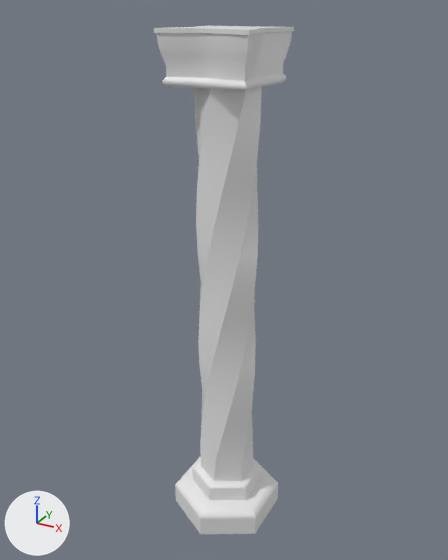
Two versions of the FBX model Assets/_OurAssets/Meshes/Column_02.fbx, one commit apart.
Before and after are seen from a 50 mm lens placed at (1.46, -2.68, 2.86), pointed at (-0.04, 0.04, 1.5). The axes (+X, +Y, +Z) are drawn at lower left. The lights are the same throughout. Vertices at the same position are counted once.
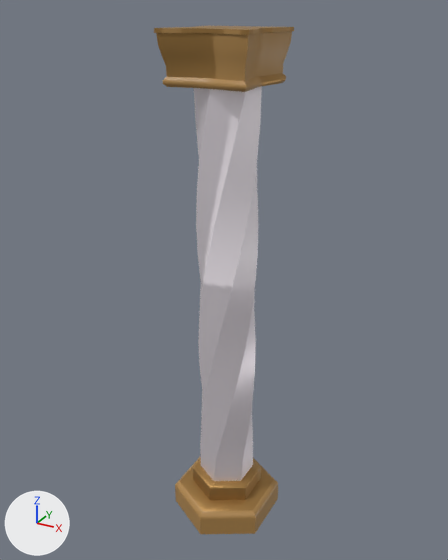
The change, as a diff of the scene's bpy script:
```diff
--- a/Assets/_OurAssets/Meshes/Column_02.fbx.py
+++ b/Assets/_OurAssets/Meshes/Column_02.fbx.py
@@ img_column_02_metalness_png @@
+img_column_02_metalness_png = load_image('Column_02_Metalness.png', '../Textures/Column_02/Column_02_Metalness.png', 1024, 1024, 'Non-Color')
@@ img_atlas_png @@
+img_atlas_png = load_image('Atlas.png', '../Textures/Atlas.png', 1024, 1024, 'sRGB')
@@ mat_column_02 @@
 n0 = _N.new('ShaderNodeBsdfPrincipled'); n0.name = 'Principled BSDF'
 n1 = _N.new('ShaderNodeOutputMaterial'); n1.name = 'Material Output'
+n2 = _N.new('ShaderNodeTexImage'); n2.name = 'Image Texture'
+n2.image = img_atlas_png
+n3 = _N.new('ShaderNodeTexImage'); n3.name = 'Image Texture.001'
+n3.image = img_column_02_metalness_png
 _L.new(n0.outputs[0], n1.inputs[0])  # 'BSDF' to 'Surface'
+_L.new(n2.outputs[0], n0.inputs[0])  # 'Color' to 'Base Color'
+_L.new(n3.outputs[0], n0.inputs[1])  # 'Color' to 'Metallic'
@@ me_cylinder_002 @@
 me_cylinder_002.from_pydata(...)  # 132 vertices, 128 faces; spans x -0.279..0.282, y -0.315..0.333, z 0.0..0.275
 # used by ob_cylinder; location = (0.0, 0.0, 0.0)
+# me_cylinder_002 part 1: texture (UV) coordinates of 128 of 128 faces, centred in x -0.279..0.282, y -0.234..0.252, z 0.0..0.275, changed; they spanned u 0.0..0.48, v 0.0..0.54 and now span u 0.01..0.11, v 0.84..0.96
 me_cylinder_002.materials.append(mat_column_02)
@@ me_cube_002 @@
 me_cube_002.from_pydata(...)  # 745 vertices, 721 faces; spans x -0.243..0.228, y -0.228..0.245, z 2.529..2.78
 # used by ob_cube; location = (0.0, 0.0, 0.0)
+# me_cube_002 part 2: texture (UV) coordinates of 721 of 721 faces, centred in x -0.242..0.227, y -0.226..0.243, z 2.529..2.78, changed; they spanned u 0.0..0.64, v 0.0..0.71 and now span u 0.01..0.15, v 0.84..1.0
 me_cube_002.materials.append(mat_column_02)
@@ me_cylinder_003 @@
 me_cylinder_003.from_pydata(...)  # 84 vertices, 78 faces; spans x -0.16..0.16, y -0.15..0.17, z 0.27..2.53
 # used by ob_cylinder_001; location = (0.0, 0.0, 0.0)
+# me_cylinder_003 part 3: texture (UV) coordinates of 78 of 78 faces, centred in x -0.14..0.14, y -0.13..0.15, z 0.36..2.44, changed; they spanned u 0.0..1.0, v 0.0..1.0 and now span u 0.53..0.59, v 0.85..0.98
 me_cylinder_003.materials.append(mat_column_02)
```

Location of each change, [x1, y1, x2, y2] in pixels of the pictures (448 x 560 px):
'Cylinder.001', surface changed: [194, 86, 262, 481] in both
'Cube', surface changed (grey to brown): [154, 26, 294, 92] in both
'Cylinder', surface changed (white to brown): [175, 456, 278, 534] in both
